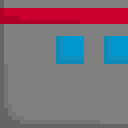
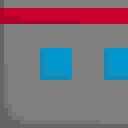
Layers edited between the first and the second 128×128 image:
painted on "Layer 1" over <box>40,36,128,80</box>
